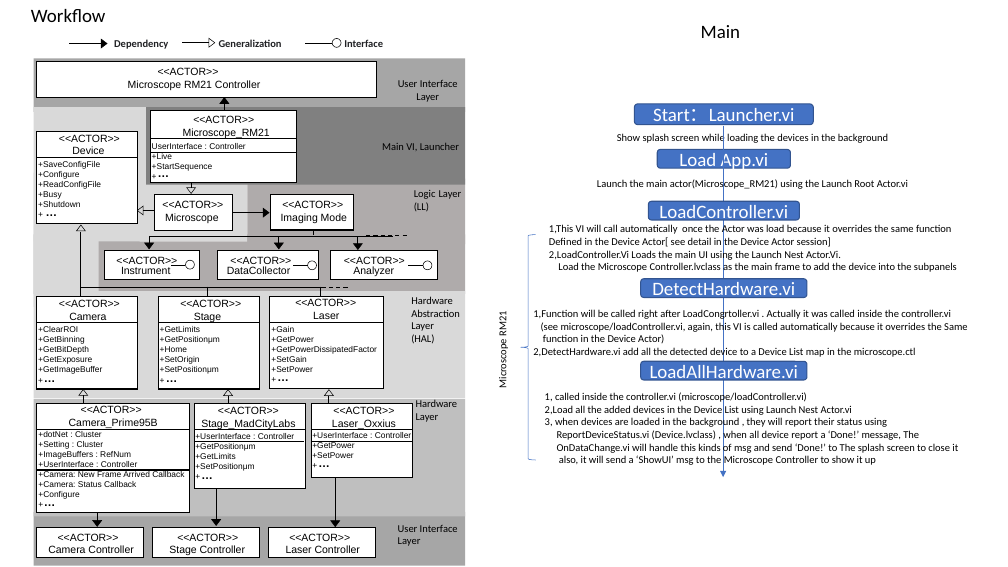
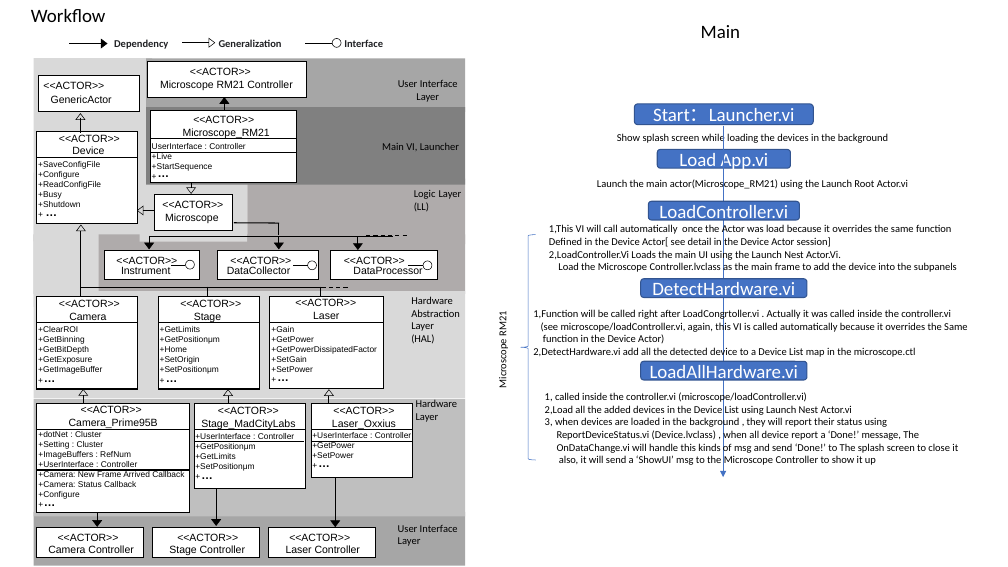
Before and after one commit to erisir/MMicroscopy, a slide deck: slide 1 of Document.pptx. Drawn at 1008x567 pixels with LibreOffice and Linux fonts; fonts in the diff are those of the drawing. Boxes give left, top, right and bottom in pixels: in the first picture for what was removed or moved away, otherwise in the second. Text is boxed around its words. In the diff, an @@ line names an element or a change of style, - is before the commit and + after.

```diff
--- a/Document.pptx
+++ b/Document.pptx
@@ rectangle: place and size @@
-rectangle at (34, 107, 153, 242)
+rectangle at (34, 58, 153, 241)
@@ rectangle: place and size @@
-rectangle at (34, 58, 466, 112)
+rectangle at (146, 58, 465, 112)
@@ text "<<ACTOR>>": place and size @@
-text "<<ACTOR>>" at (282, 200, 343, 208)
+text "<<ACTOR>>" at (43, 81, 104, 89)
@@ rectangle: place and size @@
-rectangle at (271, 194, 354, 230)
+rectangle at (39, 76, 140, 111)
@@ rectangle: place and size @@
-rectangle at (37, 61, 377, 97)
+rectangle at (148, 61, 307, 97)
@@ text "Microscope RM21 Controller": place and size @@
-text "Microscope RM21 Controller" at (128, 80, 260, 90)
+text "Microscope RM21 Controller" at (160, 80, 292, 90)
@@ text "<<ACTOR>>": place and size @@
-text "<<ACTOR>>" at (158, 67, 219, 75)
+text "<<ACTOR>>" at (190, 67, 251, 75)
@@ text added at (51, 95, 112, 103), 10 pt, text #000000 @@
+GenericActor
@@ triangle added at (76, 113, 85, 119), outline #000000 0.5 pt @@
@@ line added from (80, 118) to (80, 133), #000000 1 pt @@
@@ triangle removed at (263, 208, 269, 217) @@
@@ line moved from (231, 212) - (266, 212) to (234, 223) - (279, 223) @@
@@ line moved from (314, 224) - (314, 235) to (278, 224) - (278, 235) @@
@@ text removed at (281, 213, 347, 223) @@
-Imaging Mode
@@ text at (353, 266, 422, 274): text changed @@
-Analyzer
+DataProcessor
```
Also in this commit, not shown: 2 slides added.
